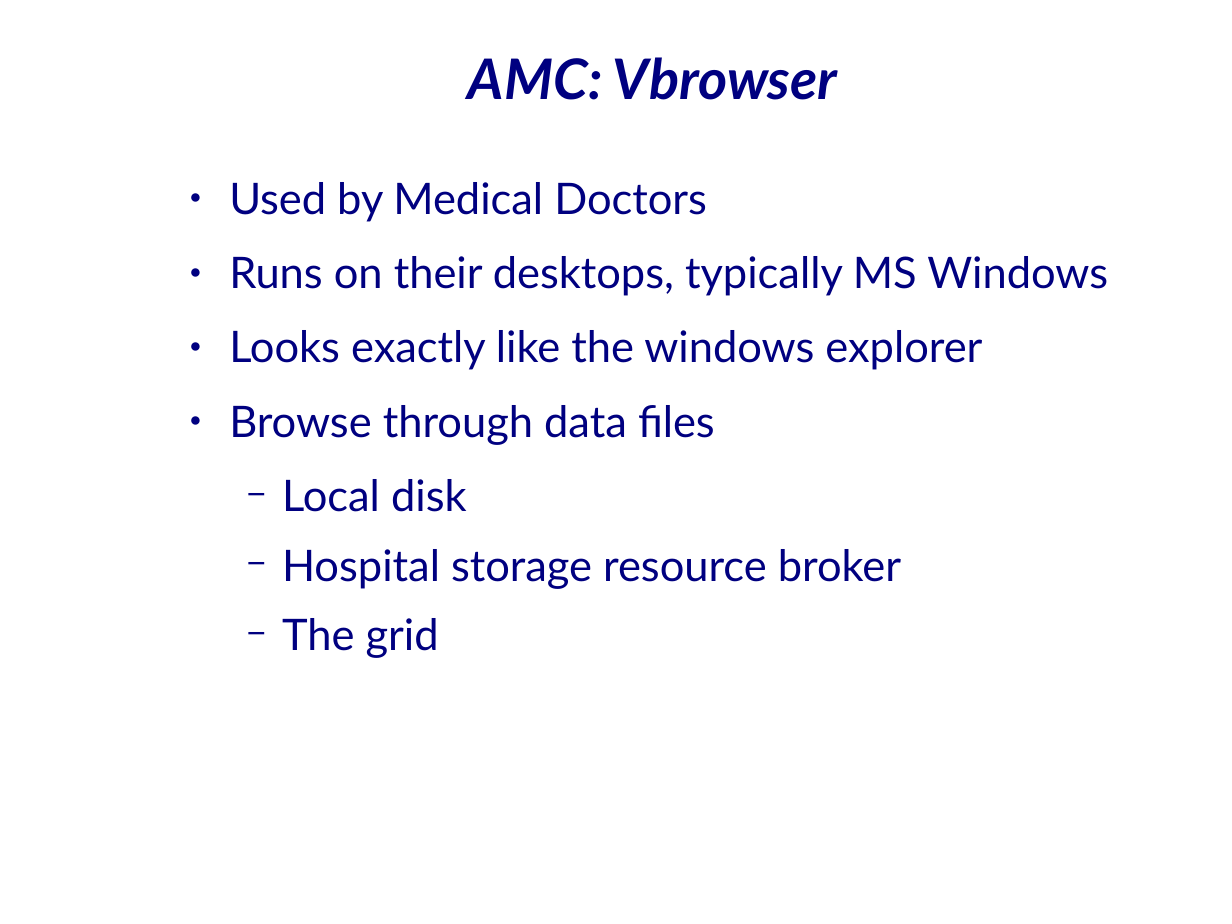
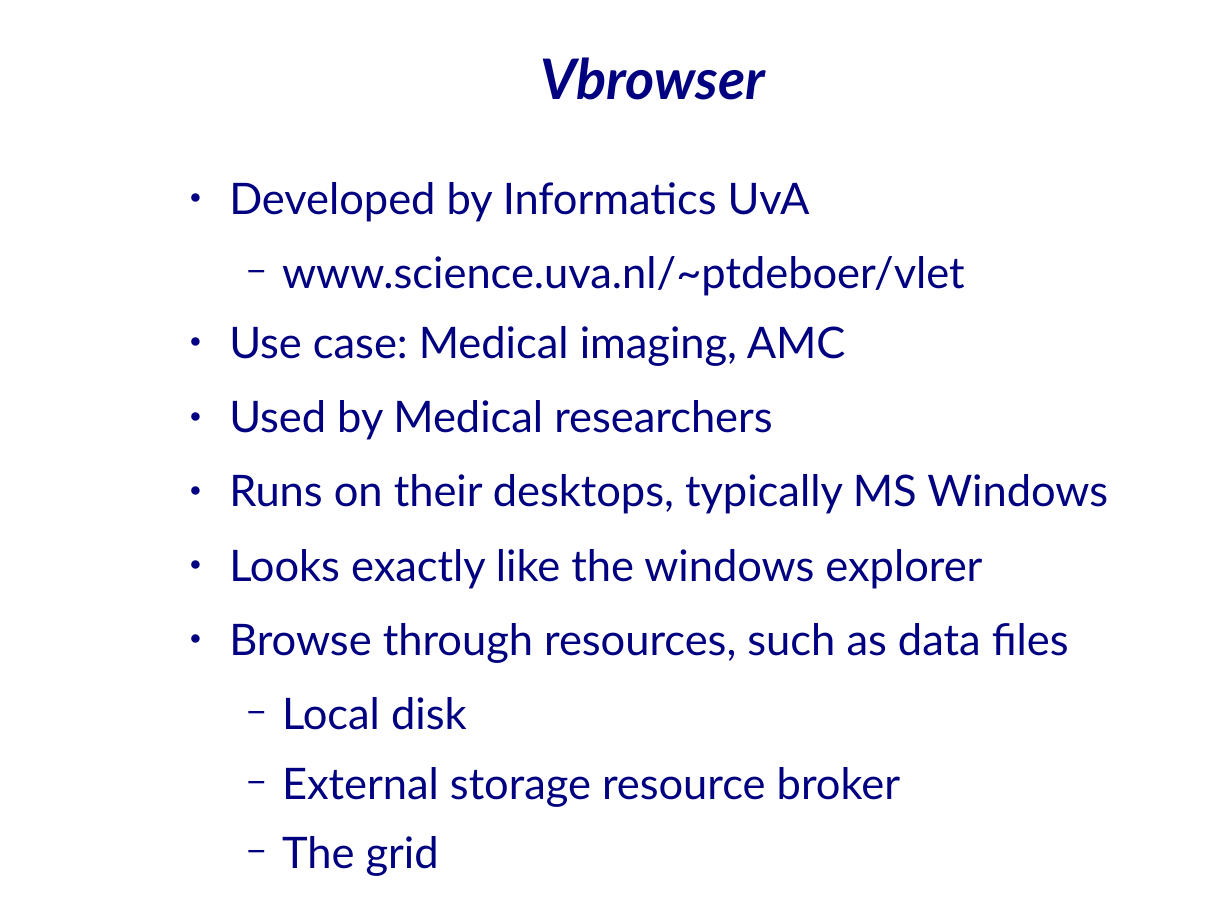
Before and after one commit to JungleComputing/www, a slide deck: slide 6 of tutorial/20080519-CCGrid08-Part-8-Users.odp (slide 7 before the commit). Drawn at 1232x924 pixels with LibreOffice and Linux fonts; fonts in the diff are those of the drawing; background and template pictures are left out. Boxes give left, top, right and bottom in pixels: in the first picture for what was removed or moved away, otherwise in the second. Text is boxed around its words. In the diff, an @@ line names an element or a change of style, - is before the commit and + after.

```diff
--- a/tutorial/20080519-CCGrid08-Part-8-Users.odp
+++ b/tutorial/20080519-CCGrid08-Part-8-Users.odp
@@ title at bbox=[540, 57, 765, 100]: text changed @@
-AMC: Vbrowser
+Vbrowser
@@ text at bbox=[229, 182, 965, 440]: text changed @@
-● Used by Medical Doctors
+● Developed by Informatics UvA
+  − www.science.uva.nl/~ptdeboer/vlet
+● Use case: Medical imaging, AMC
+● Used by Medical researchers
@@ text at bbox=[229, 623, 1069, 663]: text changed @@
-● Browse through data files
+● Browse through resources, such as data files
@@ text at bbox=[282, 767, 900, 807]: text changed @@
-  − Hospital storage resource broker
+  − External storage resource broker
```
Also in this commit, not shown: 3 other slides changed, 1 slide removed, 1 other file.
